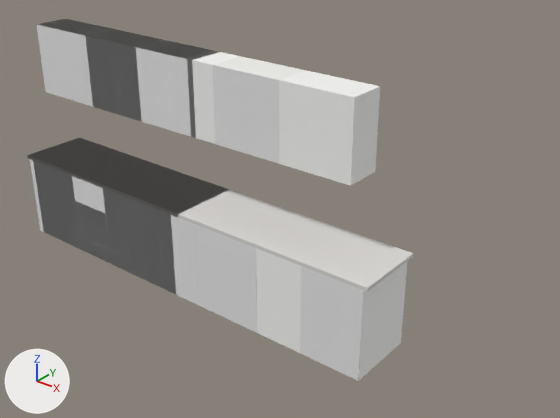
One commit to the Blender file kitchen-plugin/output/meshes/l_shape.blend: the scene before it, then after it.
One viewpoint serves both versions: a 50 mm lens placed at (5.8, -4.22, 3.48), pointed at (2.3, 0.16, 0.77). Every picture has the same lights, and +X, +Y and +Z are marked at lower left. The first picture is the older version.

The older version as bpy lines, for what is in view:
```python
ob_countertop = bpy.data.objects.new('countertop', me_countertop)
ob_countertop.location = (-0.03, 0.02, 0.84)
ob_filler_002 = bpy.data.objects.new('filler.002', me_filler_002)
ob_filler_002.location = (1.806, 0.0, 0.12)
ob_run0_base_5_corner_blind = bpy.data.objects.new('run0_base_5_corner-blind', me_run0_base_5_corner_blind)
ob_run0_base_5_corner_blind.location = (2.66, 0.0, 0.12)
ob_run1_base_0_base_door = bpy.data.objects.new('run1_base_0_base-door', me_run1_base_0_base_door)
ob_run1_base_0_base_door.location = (0.0, 0.0, 0.12)
ob_run1_base_1_base_drawers = bpy.data.objects.new('run1_base_1_base-drawers', me_run1_base_1_base_drawers)
ob_run1_base_1_base_drawers.location = (0.602, 0.0, 0.12)
ob_run1_base_2_base_door_double = bpy.data.objects.new('run1_base_2_base-door-double', me_run1_base_2_base_door_double)
ob_run1_base_2_base_door_double.location = (1.004, 0.0, 0.12)
ob_run1_upper_0_wall_door = bpy.data.objects.new('run1_upper_0_wall-door', me_run1_upper_0_wall_door)
ob_run1_upper_0_wall_door.location = (0.0, 0.0, 1.4)
ob_run1_upper_1_wall_door = bpy.data.objects.new('run1_upper_1_wall-door', me_run1_upper_1_wall_door)
ob_run1_upper_1_wall_door.location = (0.602, 0.0, 1.4)
ob_run1_upper_2_wall_door = bpy.data.objects.new('run1_upper_2_wall-door', me_run1_upper_2_wall_door)
ob_run1_upper_2_wall_door.location = (1.004, 0.0, 1.4)
# also in view: 'run0_base_4_base-drawers_drawer0' at (2.36, -0.56, 0.24); 'run0_base_4_base-drawers_drawer2' at (2.36, -0.56, 0.72); 'run0_upper_3_wall-lift-up' at (1.66, -0.15, 1.7); 'run1_upper_2_wall-door_door' at (1.4, -0.3, 1.7); 'run1_base_1_base-drawers_drawer2' at (0.8, -0.56, 0.5)
```
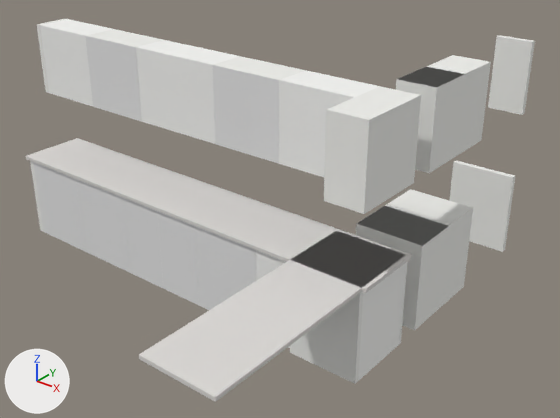
Boxes [x1, y1, x2, y2] around the edits, measured in the pictures (560 x 418 px):
'countertop.001', moved, turned
    before: [28, 138, 227, 217]
    after: [139, 231, 405, 402]
'countertop', moved
    before: [27, 138, 413, 292]
    after: [25, 138, 412, 293]
'run1_upper_0_wall-door', moved, turned
    before: [41, 19, 109, 101]
    after: [324, 86, 421, 214]
'run1_upper_1_wall-door', moved, turned
    before: [85, 28, 139, 42]
    after: [396, 67, 465, 173]
'run1_base_2_base-door-double', moved, turned (not visible before)
    after: [358, 189, 473, 307]
'run1_base_1_base-drawers', moved, turned (not visible before)
    after: [356, 216, 449, 330]
'run1_upper_2_wall-door_door', moved, turned (not visible afterwards)
    before: [114, 43, 191, 137]
'filler.002', moved (not visible before)
    after: [449, 160, 515, 252]
'run1_base_0_base-door', moved, turned (not visible before)
    after: [290, 263, 407, 384]
'filler.003', moved, turned
    before: [187, 51, 218, 137]
    after: [488, 35, 535, 115]
'run1_upper_0_wall-door_door', moved, turned
    before: [36, 24, 89, 105]
    after: [324, 99, 350, 174]
'run1_upper_2_wall-door', moved, turned
    before: [119, 36, 213, 109]
    after: [398, 55, 491, 155]
'run1_base_0_base-door_door', moved, turned (not visible afterwards)
    before: [30, 160, 81, 249]
'run1_upper_1_wall-door_door', moved, turned (not visible afterwards)
    before: [81, 35, 121, 115]
'run1_base_2_base-door-double_door_R', moved, turned (not visible afterwards)
    before: [136, 203, 176, 293]
'run1_base_2_base-door-double_door', moved, turned (not visible afterwards)
    before: [103, 189, 142, 278]
'run1_base_1_base-drawers_drawer2', moved, turned (not visible afterwards)
    before: [75, 201, 108, 235]
'run1_base_1_base-drawers_drawer1', moved, turned (not visible afterwards)
    before: [78, 222, 109, 251]
'run1_base_1_base-drawers_drawer0', moved, turned (not visible afterwards)
    before: [80, 238, 111, 264]
'run0_upper_3_wall-lift-up', unchanged, uncovered by the edit
    before: [137, 40, 240, 144]
    after: [136, 40, 240, 144]
'run0_base_5_corner-blind_door', unchanged, covered by the edit
    before: [300, 266, 363, 381]
'run0_upper_1_wall-lift-up', unchanged, uncovered by the edit
    before: [67, 19, 103, 100]
    after: [40, 19, 112, 106]
'run0_base_1_tall-oven_door', unchanged, uncovered by the edit
    before: [43, 176, 85, 251]
    after: [33, 162, 85, 251]

The change, as a diff of the scene's bpy script:
```diff
--- a/kitchen-plugin/output/meshes/l_shape.blend.py
+++ b/kitchen-plugin/output/meshes/l_shape.blend.py
@@ ob_countertop @@
 ob_countertop = bpy.data.objects.new('countertop', me_countertop)
-ob_countertop.location = (-0.03, 0.02, 0.84)
+ob_countertop.location = (-0.03, 0.0, 0.84)
@@ ob_run1_base_0_base_door @@
 ob_run1_base_0_base_door = bpy.data.objects.new('run1_base_0_base-door', me_run1_base_0_base_door)
-ob_run1_base_0_base_door.location = (0.0, 0.0, 0.12)
+ob_run1_base_0_base_door.location = (3.56, 0.0, 0.12)
+ob_run1_base_0_base_door.rotation_euler = (0.0, 0.0, -1.571)  # degrees (0, 0, -90)
@@ ob_run1_base_1_base_drawers @@
 ob_run1_base_1_base_drawers = bpy.data.objects.new('run1_base_1_base-drawers', me_run1_base_1_base_drawers)
-ob_run1_base_1_base_drawers.location = (0.602, 0.0, 0.12)
+ob_run1_base_1_base_drawers.location = (3.56, 0.602, 0.12)
+ob_run1_base_1_base_drawers.rotation_euler = (0.0, 0.0, -1.571)  # degrees (0, 0, -90)
@@ ob_run1_base_2_base_door_double @@
 ob_run1_base_2_base_door_double = bpy.data.objects.new('run1_base_2_base-door-double', me_run1_base_2_base_door_double)
-ob_run1_base_2_base_door_double.location = (1.004, 0.0, 0.12)
+ob_run1_base_2_base_door_double.location = (3.56, 1.004, 0.12)
+ob_run1_base_2_base_door_double.rotation_euler = (0.0, 0.0, -1.571)  # degrees (0, 0, -90)
@@ ob_filler_002 @@
 ob_filler_002 = bpy.data.objects.new('filler.002', me_filler_002)
-ob_filler_002.location = (1.806, 0.0, 0.12)
+ob_filler_002.location = (3.56, 1.806, 0.12)
@@ ob_run1_upper_0_wall_door @@
 ob_run1_upper_0_wall_door = bpy.data.objects.new('run1_upper_0_wall-door', me_run1_upper_0_wall_door)
-ob_run1_upper_0_wall_door.location = (0.0, 0.0, 1.4)
+ob_run1_upper_0_wall_door.location = (3.56, 0.0, 1.4)
+ob_run1_upper_0_wall_door.rotation_euler = (0.0, 0.0, -1.571)  # degrees (0, 0, -90)
@@ ob_run1_upper_1_wall_door @@
 ob_run1_upper_1_wall_door = bpy.data.objects.new('run1_upper_1_wall-door', me_run1_upper_1_wall_door)
-ob_run1_upper_1_wall_door.location = (0.602, 0.0, 1.4)
+ob_run1_upper_1_wall_door.location = (3.56, 0.602, 1.4)
+ob_run1_upper_1_wall_door.rotation_euler = (0.0, 0.0, -1.571)  # degrees (0, 0, -90)
@@ ob_run1_upper_2_wall_door @@
 ob_run1_upper_2_wall_door = bpy.data.objects.new('run1_upper_2_wall-door', me_run1_upper_2_wall_door)
-ob_run1_upper_2_wall_door.location = (1.004, 0.0, 1.4)
+ob_run1_upper_2_wall_door.location = (3.56, 1.004, 1.4)
+ob_run1_upper_2_wall_door.rotation_euler = (0.0, 0.0, -1.571)  # degrees (0, 0, -90)
@@ ob_filler_003 @@
 ob_filler_003 = bpy.data.objects.new('filler.003', me_filler_003)
-ob_filler_003.location = (1.806, 0.0, 1.4)
+ob_filler_003.location = (3.56, 1.806, 1.4)
+ob_filler_003.rotation_euler = (0.0, 0.0, -1.571)  # degrees (0, 0, -90)
@@ ob_countertop_001 @@
 ob_countertop_001 = bpy.data.objects.new('countertop.001', me_countertop_001)
-ob_countertop_001.location = (-0.03, 0.02, 0.84)
+ob_countertop_001.location = (3.56, -0.03, 0.84)
+ob_countertop_001.rotation_euler = (0.0, 0.0, -1.571)  # degrees (0, 0, -90)
```
